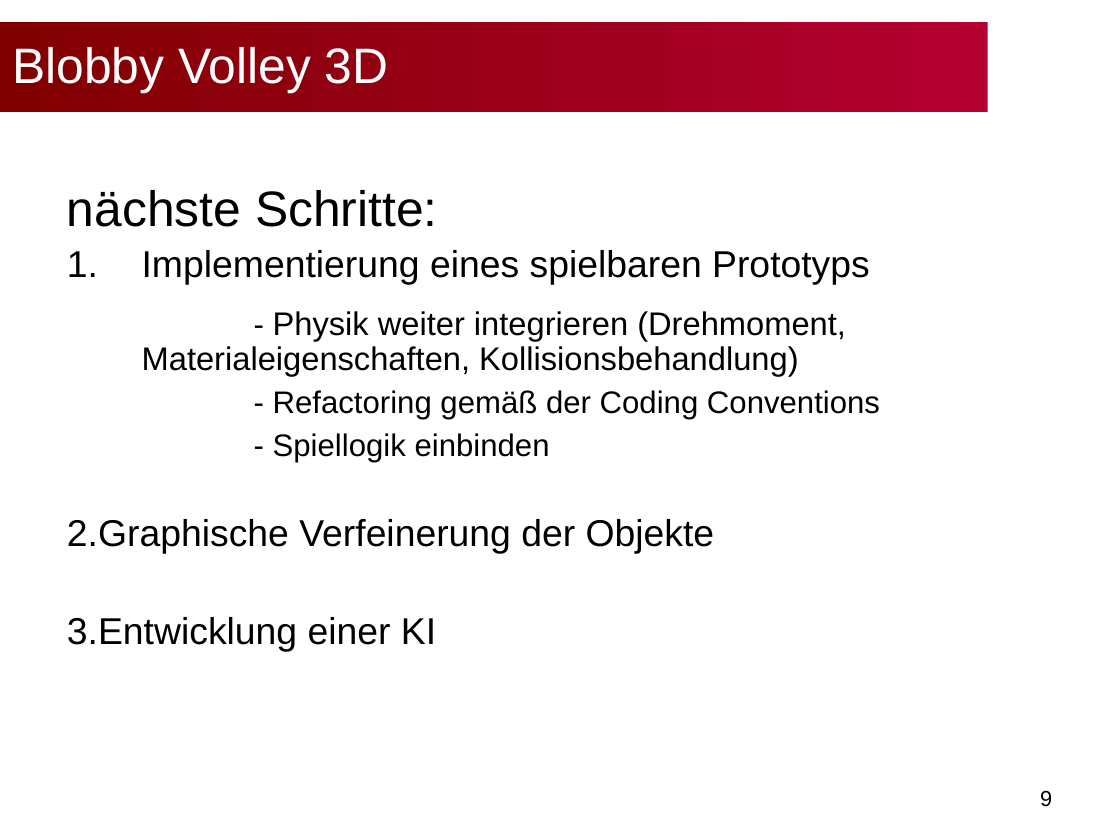
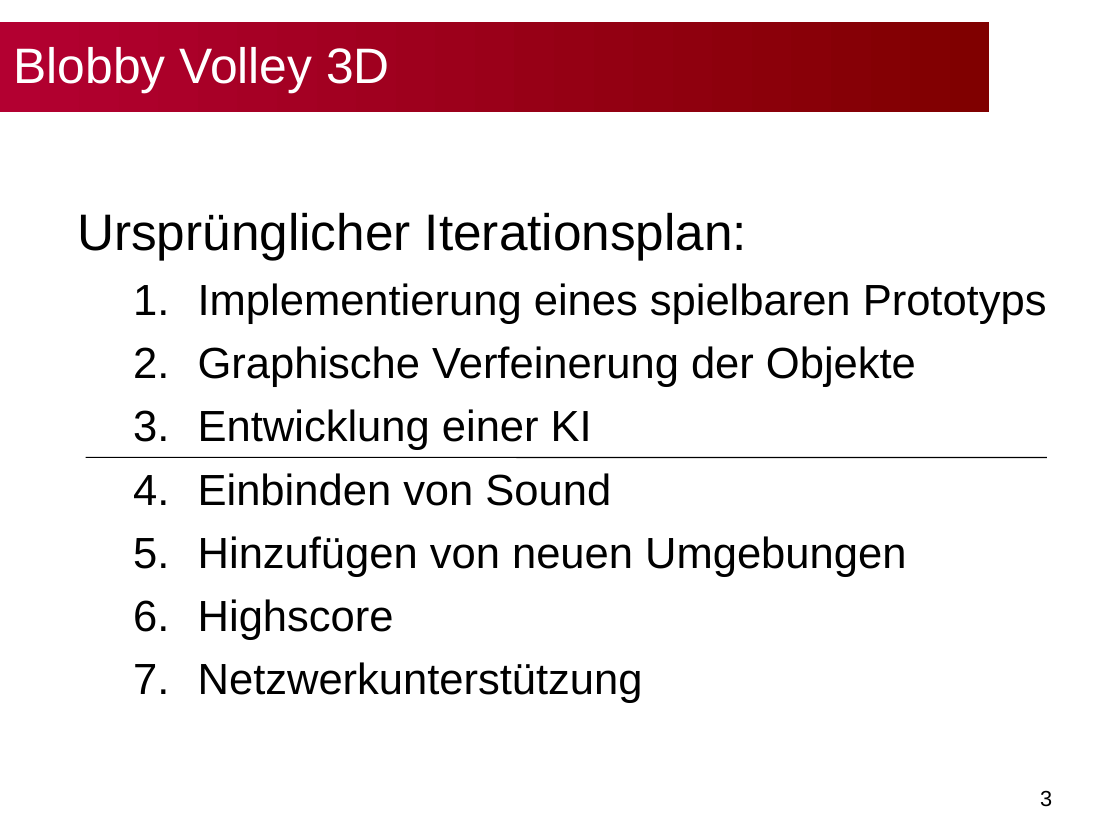
Before and after one commit to bwasty/blobby-volley-3d, a slide deck: slide 3 of Präsentationen/Slides-Abschlusspräsentation.ppt (slide 9 before the commit). Drawn at 1120x840 pixels with LibreOffice and Linux fonts; fonts in the diff are those of the drawing; background and template pictures are left out. Boxes give left, top, right and bottom in pixels: in the first picture for what was removed or moved away, otherwise in the second. Text is boxed around its words. In the diff, an @@ line names an element or a change of style, - is before the commit and + after.

Commit message:
- presentation

```diff
--- a/Präsentationen/Slides-Abschlusspräsentation.ppt
+++ b/Präsentationen/Slides-Abschlusspräsentation.ppt
@@ title "Blobby Volley 3D" at (0,22,989,112): fill gradient #B30031 to #800000 to gradient #800000 to #B30031 @@
@@ text "Ursprünglicher Iterationsplan:": place and size @@
-text "Ursprünglicher Iterationsplan:" at (67,190,880,651)
+text "Ursprünglicher Iterationsplan:" at (77,212,1047,703)
@@ text at (77,212,747,260): text changed; size 32 to 33 pt @@
-nächste Schritte:
+Ursprünglicher Iterationsplan:
@@ text at (198,283,1047,324): size 24 to 28 pt in "Implementierung eines spielbaren Prototyps"; list level 1 to 2 in "Implementierung eines spielbaren Prototyps"; line spacing 0.81 to 1 @@
@@ text at (198,346,916,703): text changed; size 21 to 28 pt @@
-- Physik weiter integrieren (Drehmoment, Materialeigenschaften, Kollisionsbehandlung)
-- Refactoring gemäß der Coding Conventions
-- Spiellogik einbinden
-2.Graphische Verfeinerung der Objekte
-3.Entwicklung einer KI
+  2. Graphische Verfeinerung der Objekte
+  3. Entwicklung einer KI
+  4. Einbinden von Sound
+  5. Hinzufügen von neuen Umgebungen
+  6. Highscore
+  7. Netzwerkunterstützung
@@ line added from (85, 457) to (1047, 458), #000000 0.74 pt @@
@@ page number at (1040,790,1052,807): text changed @@
-9
+3
```
Also in this commit, not shown: 7 other slides changed, 3 slides added, 1 slide removed.
